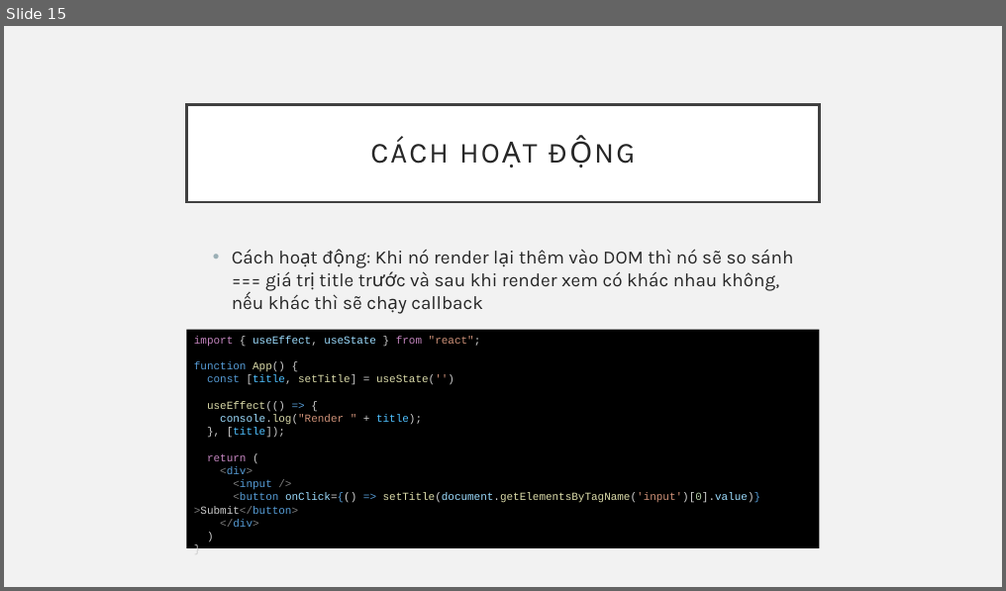
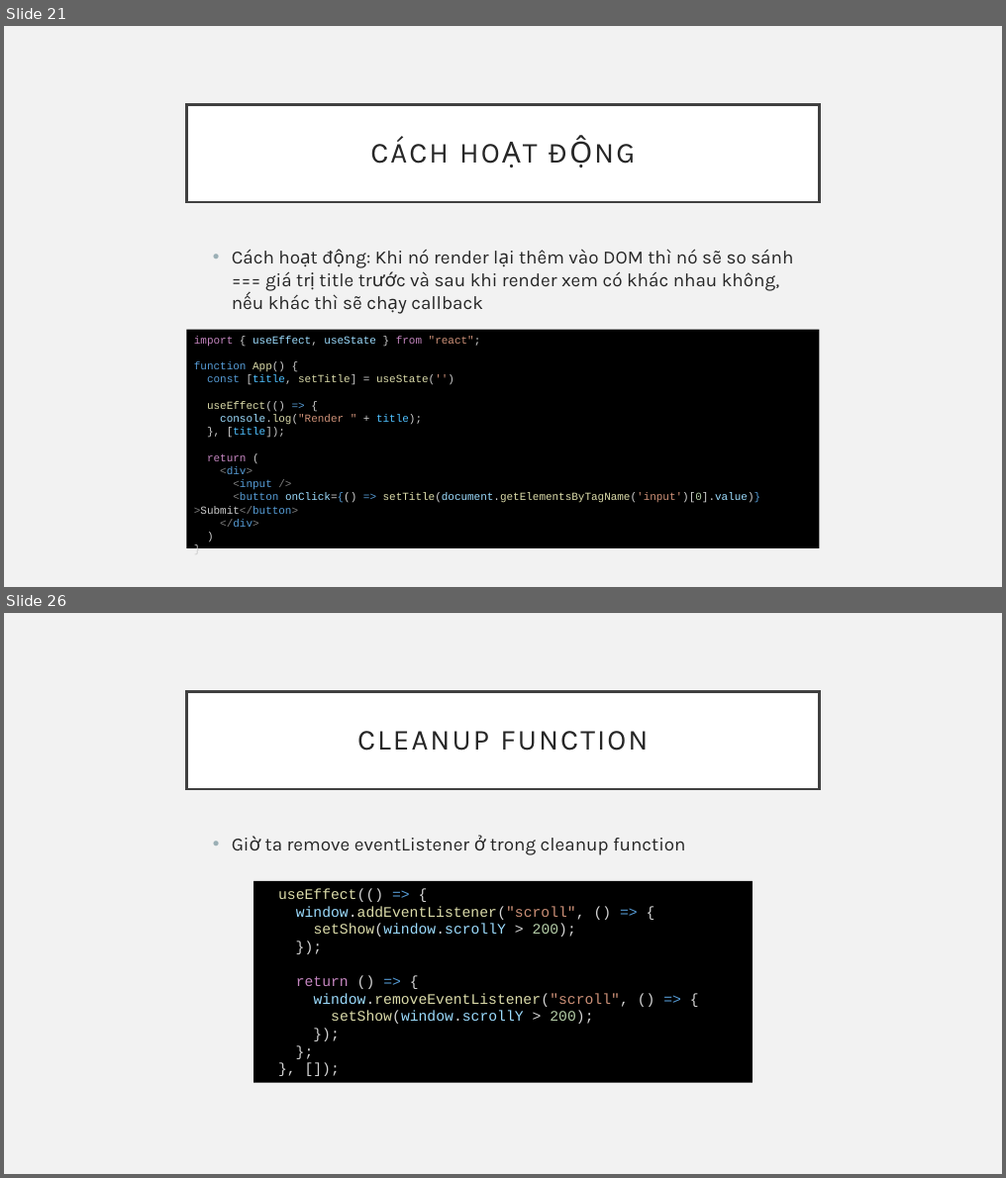
Before and after one commit to sobbingwind/React, a slide deck: 15_useEffect.pptx. Shown one above the other, each under a label of ours: slide 15 before the commit, slides 21 and 26 after it; the slides between them are not shown. The pictures are 1006x591 and 1006x1178 pixels, drawn with LibreOffice and Linux fonts; fonts in the diff are those of the drawing. Boxes give left, top, right and bottom in pixels: in the first picture for what was removed or moved away, otherwise in the second. Text is boxed around its words. In the diff, an @@ line names an element or a change of style, - is before the commit and + after.

```diff
--- a/15_useEffect.pptx
+++ b/15_useEffect.pptx
@@ slide 26 added at bbox=[4, 613, 1002, 1174], background #F2F2F2 @@
@@ title added at bbox=[187, 691, 819, 789], fill #FFFFFF, outline #404040 2.5 pt, 28 pt, text #262626 @@
+CLEANUP FUNCTION
@@ text added at bbox=[265, 835, 686, 856], 18 pt, text #262626 @@
+  • Giờ ta remove eventListener ở trong cleanup function
@@ rectangle added at bbox=[253, 881, 752, 1082], fill #000000, 14 pt, text #DCDCAA @@
+useEffect(() => {
+window.addEventListener("scroll", () => {
+setShow(window.scrollY > 200);
+});
+return () => {
+window.removeEventListener("scroll", () => {
+setShow(window.scrollY > 200);
+});
+};
+}, []);
@@ what was slide 15 is now slide 21 @@
```
Also in this commit, not shown: 1 slide changed, 15 other slides added.
